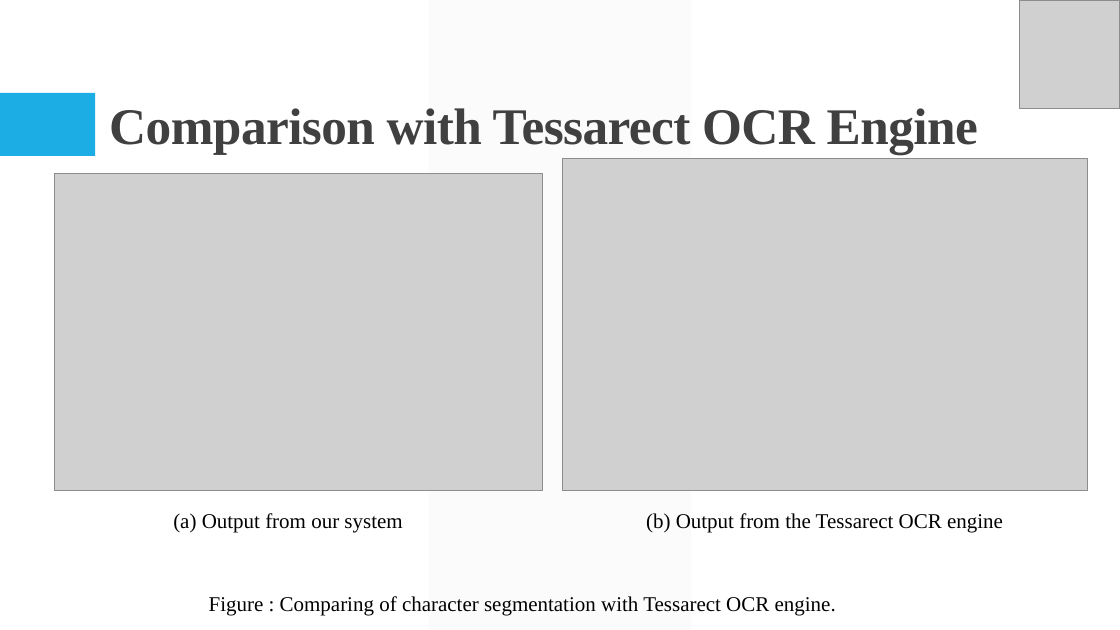
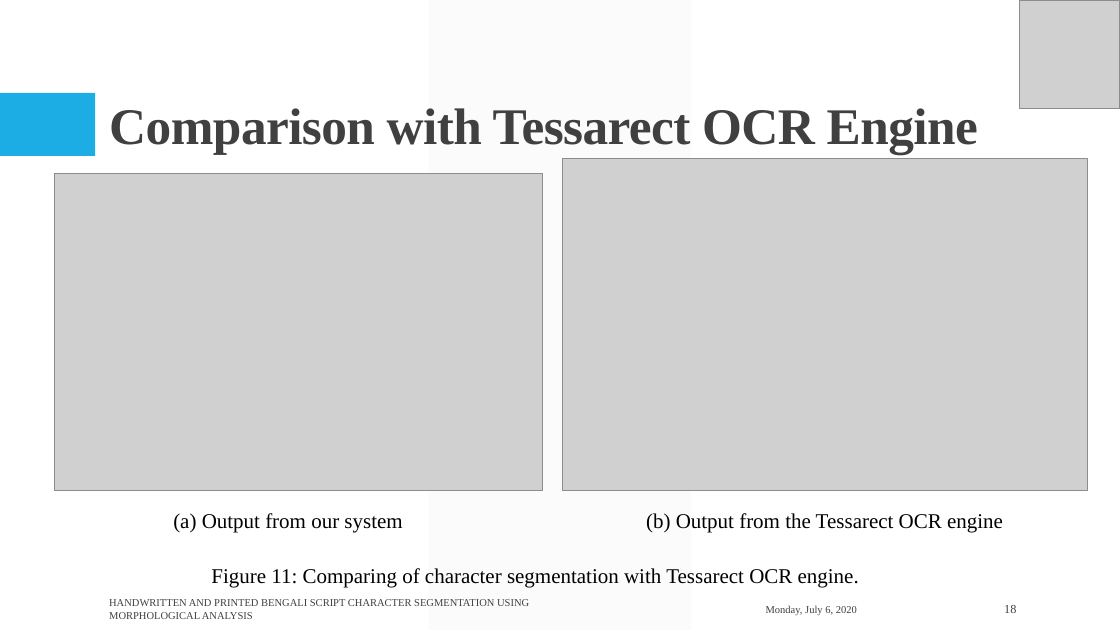
Before and after one commit to Arik096/project, a slide deck: slide 18 of book/puja.pptx (slide 15 before the commit). Drawn at 1120x630 pixels with LibreOffice and Linux fonts; fonts in the diff are those of the drawing; grey boxes stand for pictures. Boxes give left, top, right and bottom in pixels: in the first picture for what was removed or moved away, otherwise in the second. Text is boxed around its words. In the diff, an @@ line names an element or a change of style, - is before the commit and + after.

```diff
--- a/book/puja.pptx
+++ b/book/puja.pptx
@@ text at [211,568,859,588]: text changed @@
-Figure : Comparing of character segmentation with Tessarect OCR engine.
+Figure 11: Comparing of character segmentation with Tessarect OCR engine.
@@ text added at [109,599,529,619], 9 pt, text #404040 @@
+HANDWRITTEN AND PRINTED BENGALI SCRIPT CHARACTER SEGMENTATION USING MORPHOLOGICAL ANALYSIS
@@ text added at [766,605,857,615], 9 pt, text #404040 @@
+Monday, July 6, 2020
@@ page number added at [1004,605,1016,613], 10.5 pt, text #404040 @@
+18
```
Also in this commit, not shown: 16 other slides changed, 8 slides added.
